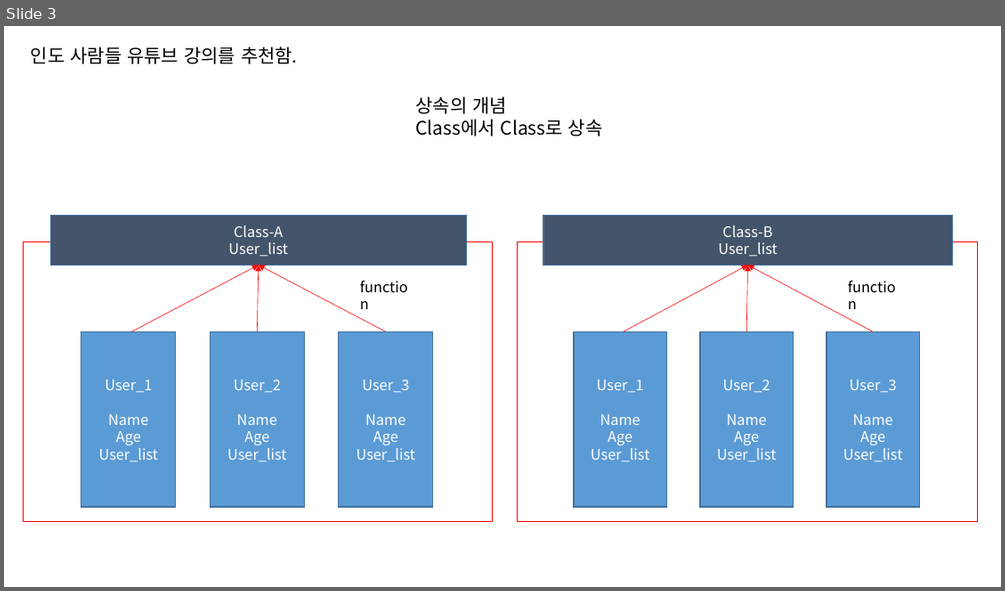
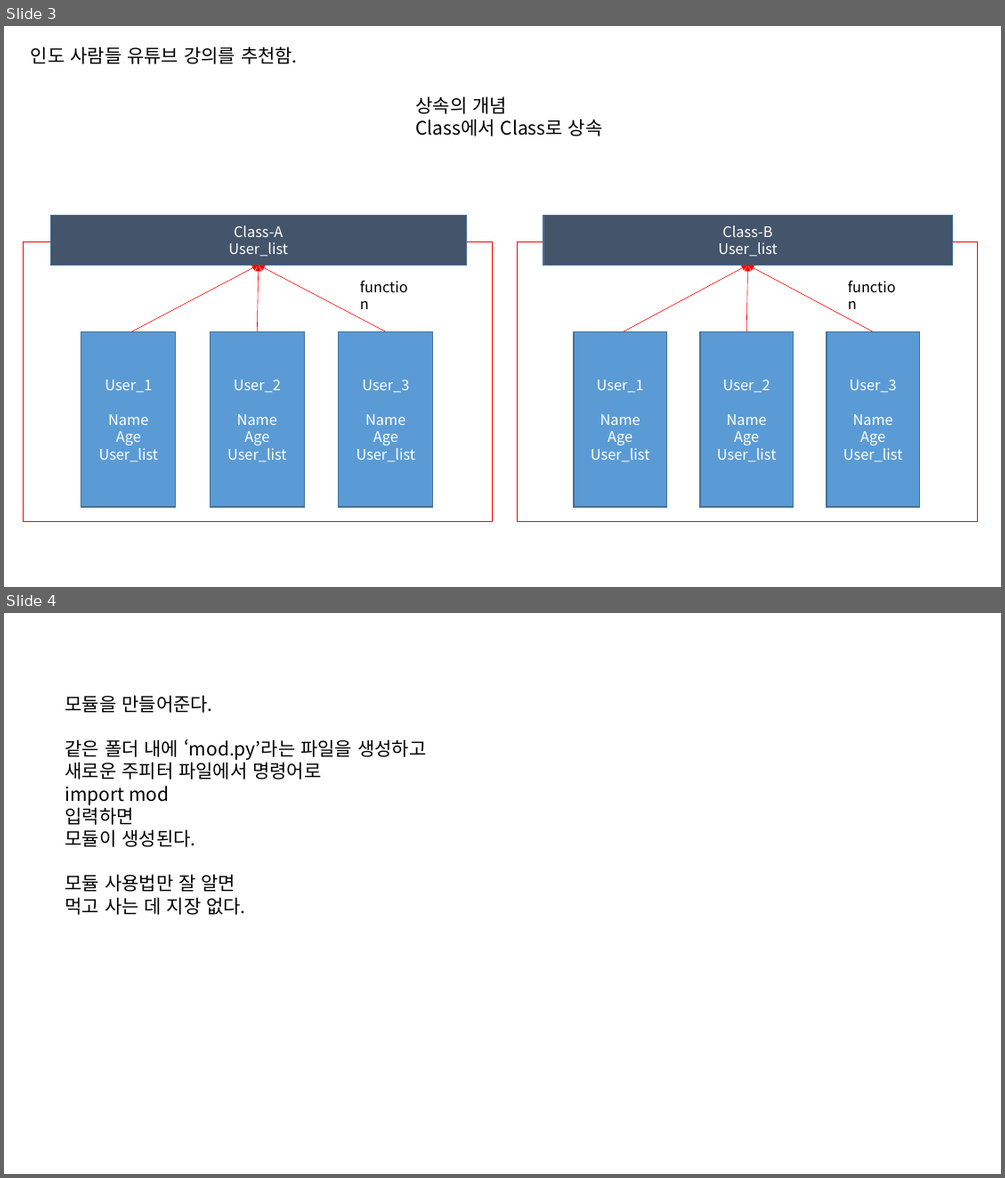
Before and after one commit to olA1ol/learning_data, a slide deck: 240127/class__.pptx. Shown one above the other, each under a label of ours: slide 3 before the commit, slides 3 and 4 after it. The pictures are 1005x591 and 1005x1178 pixels, drawn with LibreOffice and Linux fonts; fonts in the diff are those of the drawing. Boxes give left, top, right and bottom in pixels: in the first picture for what was removed or moved away, otherwise in the second. Text is boxed around its words. In the diff, an @@ line names an element or a change of style, - is before the commit and + after.

```diff
--- a/240127/class__.pptx
+++ b/240127/class__.pptx
@@ slide 4 added at <box>4,613,1001,1174</box>, background #FFFFFF @@
@@ text added at <box>65,695,426,915</box>, 18 pt, text #000000 @@
+모듈을 만들어준다.
+같은 폴더 내에 ‘mod.py’라는 파일을 생성하고
+새로운 주피터 파일에서 명령어로
+import mod
+입력하면
+모듈이 생성된다.
+모듈 사용법만 잘 알면
+먹고 사는 데 지장 없다.
```
Also in this commit, not shown: 1 other slide added, 4 other files.
